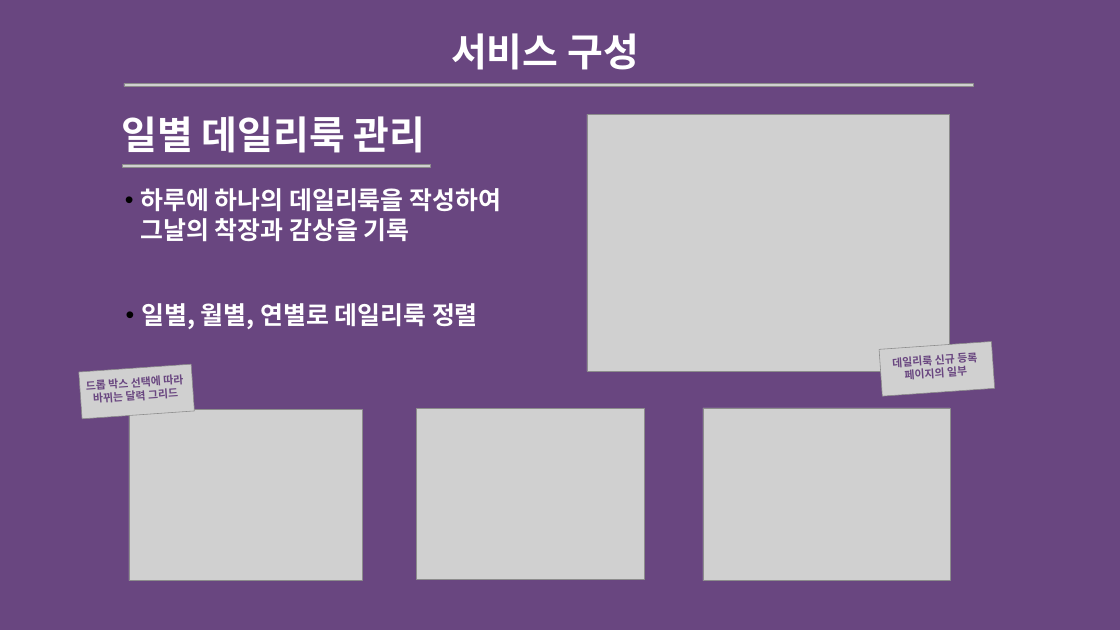
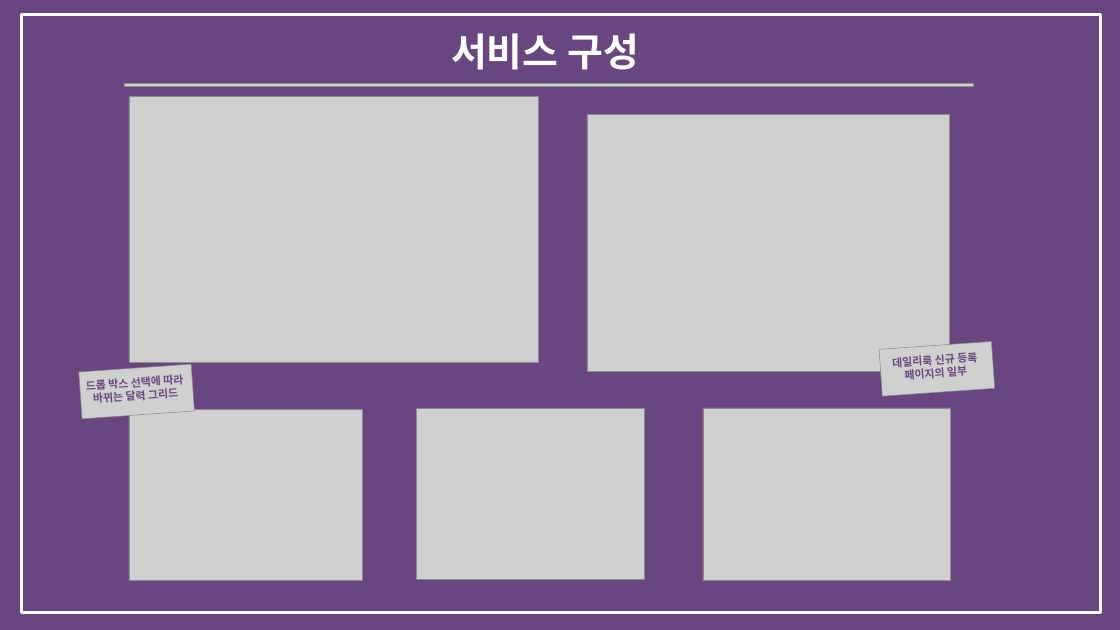
Before and after one commit to bitnarii/YMPM, a slide deck: slide 7 of 기획서/5조 Fit-back.pptx (slide 6 before the commit). Drawn at 1120x630 pixels with LibreOffice and Linux fonts; fonts in the diff are those of the drawing; grey boxes stand for pictures. Boxes give left, top, right and bottom in pixels: in the first picture for what was removed or moved away, otherwise in the second. Text is boxed around its words. In the diff, an @@ line names an element or a change of style, - is before the commit and + after.

```diff
--- a/기획서/5조 Fit-back.pptx
+++ b/기획서/5조 Fit-back.pptx
@@ rectangle added at (x1=21, y1=15, x2=1100, y2=613), outline #FFFFFF 4.5 pt @@
@@ text removed at (x1=122, y1=116, x2=426, y2=153) @@
-일별 데일리룩 관리
@@ picture added at (x1=129, y1=96, x2=538, y2=362) @@
@@ picture removed at (x1=123, y1=164, x2=431, y2=167) @@
@@ text removed at (x1=141, y1=188, x2=501, y2=242) @@
-• 하루에 하나의 데일리룩을 작성하여 그날의 착장과 감상을 기록
@@ text removed at (x1=141, y1=303, x2=478, y2=329) @@
-• 일별, 월별, 연별로 데일리룩 정렬
```
Also in this commit, not shown: 3 other slides changed, 1 slide added.
